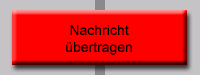
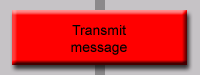
Comparing the layer stacks of the two 200x75 images. Changes:
renamed "Nachricht übertragen" to "Transmit message", painted on it over [66, 25, 132, 55]
